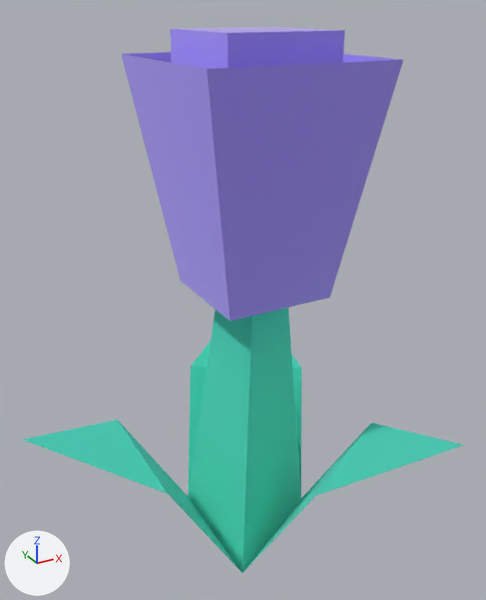
The glTF model apps/client/public/env/kenney-nature-kit/flower_purpleA.glb: old version first, new version second.
Rendered twice from a 50 mm lens placed at (-0.136, -0.247, 0.202), pointed at (-0.004, -0.006, 0.081). The lights are fixed; the arrows at lower left show +X, +Y and +Z. The first picture is the older version.

The first picture shows 'flower_purpleA'.
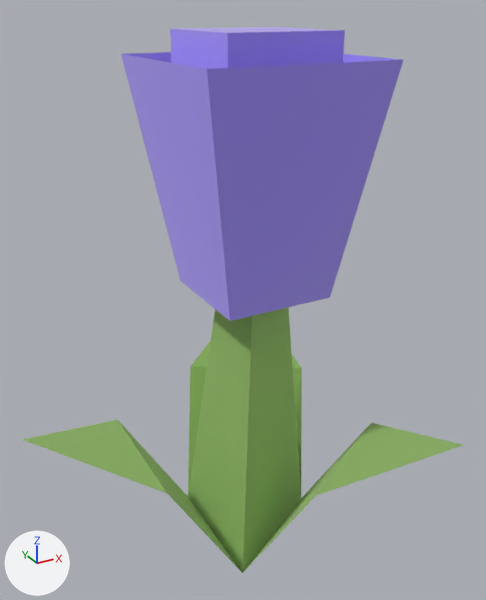
Where the newer file only moved an object's origin or applied its transform, the numbers keep the older frame.

Boxes (x1, y1, x2, y2) around the edits, measured in the pictures (486 x 600 px):
'flower_purpleA', recoloured (cyan to green): (22, 305, 463, 573) in both

Patch to the scene script:
```diff
--- a/apps/client/public/env/kenney-nature-kit/flower_purpleA.glb.py
+++ b/apps/client/public/env/kenney-nature-kit/flower_purpleA.glb.py
@@ mat_grass @@
 mat_grass = principled_material('grass')
-mat_grass.base_color = (0.173, 0.847, 0.722)  # cyan #73eddd
+mat_grass.base_color = (0.498, 0.698, 0.29)  # green #bbda93
 mat_grass.metallic = 1.0
```
